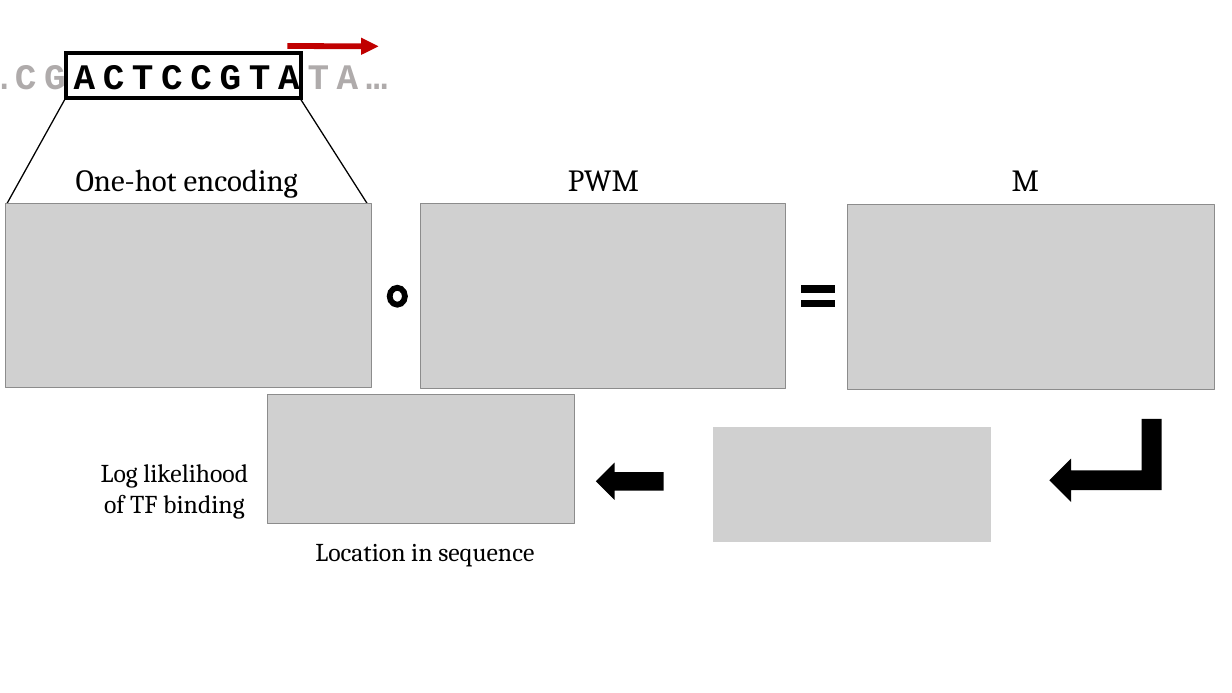
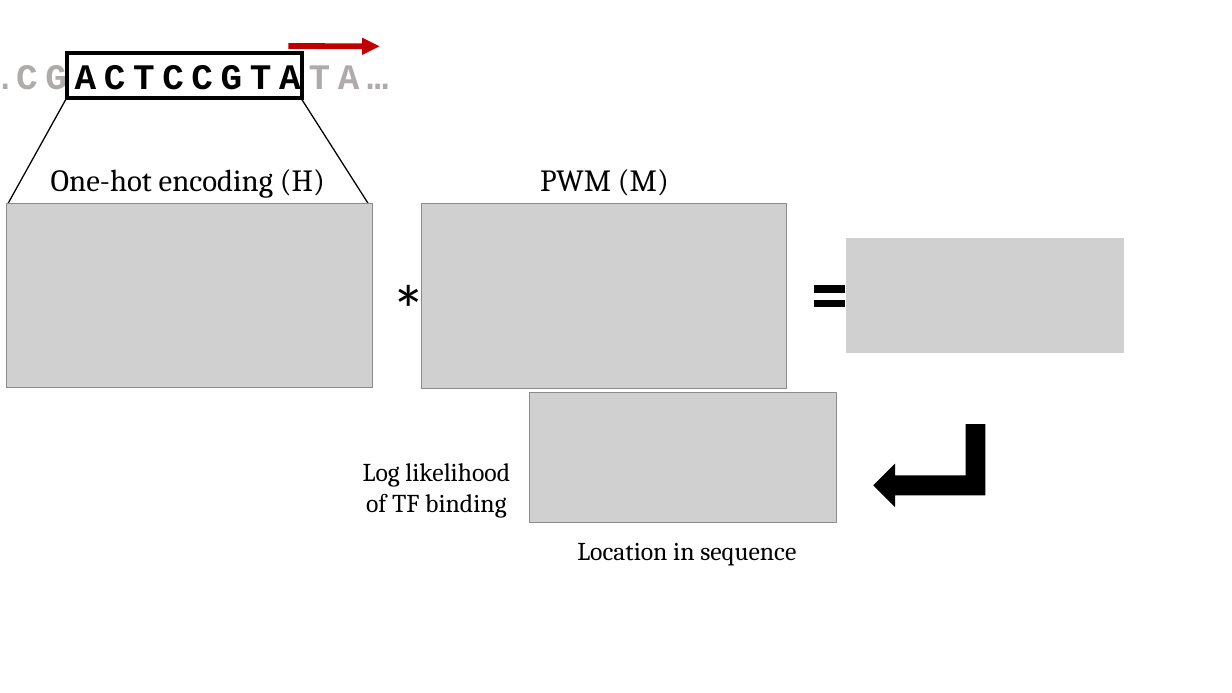
Before and after one commit to David-Taub/HOP-HMM, a slide deck: slide 5 of Help/Figures2.pptx. Drawn at 1232x693 pixels with LibreOffice and Linux fonts; fonts in the diff are those of the drawing; grey boxes stand for pictures. Boxes give left, top, right and bottom in pixels: in the first picture for what was removed or moved away, otherwise in the second. Text is boxed around its words. In the diff, an @@ line names an element or a change of style, - is before the commit and + after.

```diff
--- a/Help/Figures2.pptx
+++ b/Help/Figures2.pptx
@@ text at (51, 169, 325, 198): text changed @@
-One-hot encoding
+One-hot encoding (H)
@@ text at (540, 169, 669, 196): text changed @@
-PWM
+PWM (M)
@@ group removed at (390, 170, 1214, 543): 2 pictures, 1 ellipse, 1 text, 1 left arrow @@
-M
@@ picture added at (846, 238, 1125, 354) @@
@@ round diag rect added at (382, 291, 412, 323), fill #FFFFFF, outline #FFFFFF 1 pt, 54 pt, text #000000 @@
+*
@@ math equal: place and size @@
-math equal at (796, 285, 840, 309)
+math equal at (810, 285, 854, 309)
@@ picture: place and size @@
-picture at (267, 395, 575, 524)
+picture at (530, 393, 837, 522)
@@ bent up arrow: place and size @@
-bent up arrow at (1051, 420, 1162, 501)
+bent up arrow at (874, 424, 985, 506)
@@ text "Log likelihood of TF binding": place and size @@
-text "Log likelihood of TF binding" at (101, 464, 248, 519)
+text "Log likelihood of TF binding" at (363, 463, 510, 517)
@@ text "Location in sequence": place and size @@
-text "Location in sequence" at (315, 544, 534, 567)
+text "Location in sequence" at (577, 543, 796, 566)
```
Also in this commit, not shown: 9 other files.
